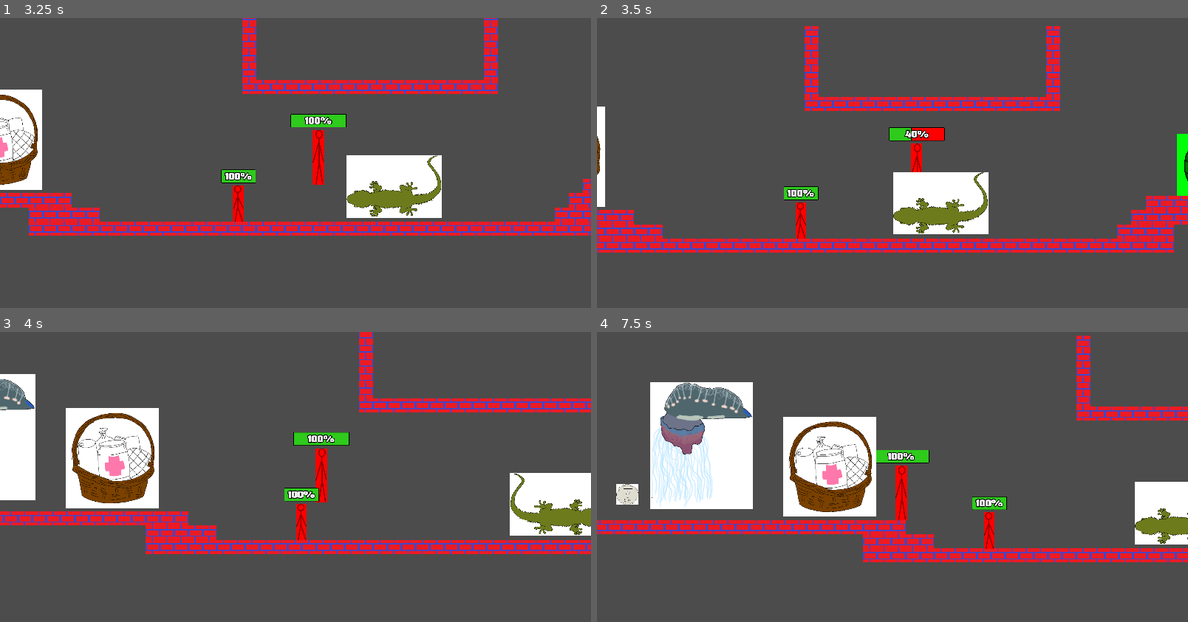
Above: before the commit, frames 1-4 (two rows, left to right).
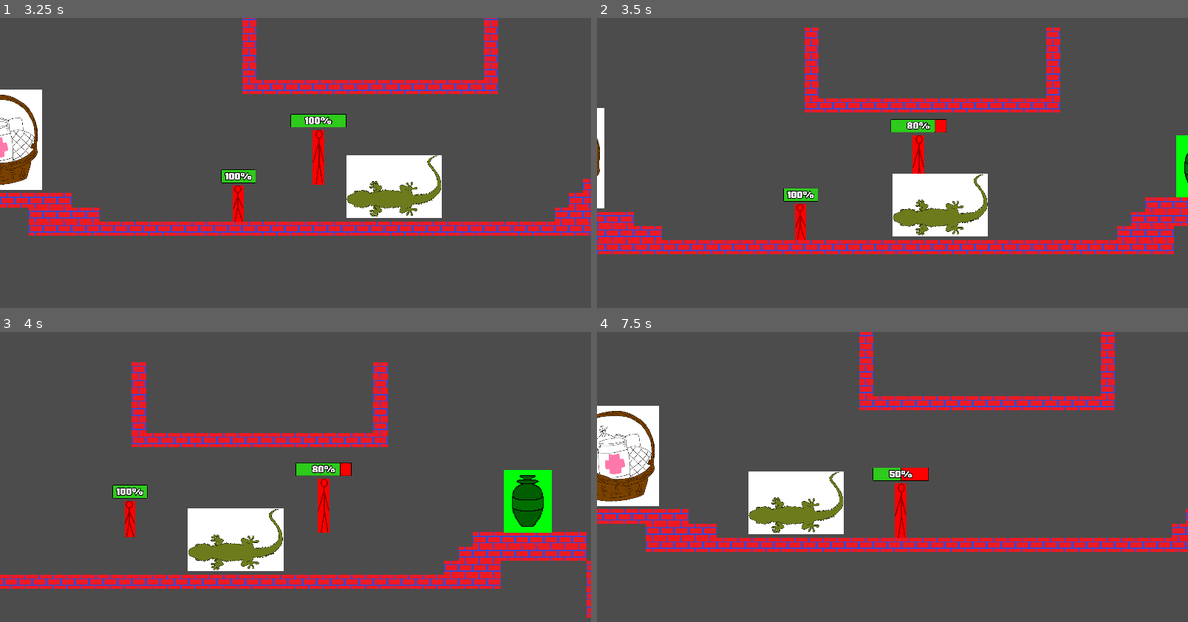
Above: after the commit, the same moments.

Repository: EyeBallTank/PROJECT-NORTUBEL-main-ish
Game: Godot game, scene res://src/levels/LevelTemplate3.tscn
Same seed, same stepped clock (60 frames per second), same inputs: the game is played once before the commit and once after it. This scene is started directly instead of the project's main scene.
Inputs:
- Up to frame 1 (3.25 s): hold F (followme) 0.53-1.28 s; hold Right (right) 0.53-2.03 s; tap Up (jumpup) at 0.77, 1.52, 3.02 s; tap S (standstill) at 1.35, 2.85 s; hold Left (left) 2.03-2.78 s; hold F (followme) 2.03-2.78 s; hold Right (right) from 2.78 s (still down)
- Up to frame 2 (3.5 s): keep holding Right (right)
- Up to frame 3 (4 s): keep holding Right (right); hold F (followme) from 3.53 s (still down); tap Up (jumpup) at 3.77 s
- Up to frame 4 (7.5 s): release Right (right) at 4.28 s; release F (followme) at 4.28 s; hold Left (left) 4.28-5.03 s; tap S (standstill) at 4.35, 5.85, 7.35 s; tap Up (jumpup) at 4.52, 6.02, 6.77 s; hold Right (right) 5.03-5.78 s; hold F (followme) 5.03-5.78 s; hold Left (left) 5.78-7.28 s; hold F (followme) 6.53-7.28 s; hold Right (right) from 7.28 s (still down)

Frame 1 is identical in both runs. In frame 2, 7.2% of the frame differs, in the area x 0-100%, y 2-82%; in frame 3, 31%; in frame 4, 32%, in the area x 0-100%, y 0-80%.

Commit message:
trying a bit of a knockback system

Diff:
--- a/src/level_items/Health Pickup.gd
+++ b/src/level_items/Health Pickup.gd
@@ -1,11 +1,7 @@
 extends Area2D
-
 
 func _ready():
 	pass
-
-
-
 
 func _on_Health_Pickup_body_entered(body):
 	if body.name == "Player":
@@ -23,4 +19,3 @@
 			pass
 
 #Wanted to make sure one character touching the Health Pickup heals BOTH
-#But it seems the Companion cannot obtain the Health Pickup to heal
--- a/src/play_actors/PlayerCopy.gd
+++ b/src/play_actors/PlayerCopy.gd
@@ -42,6 +42,12 @@
 	healthBar.value = health
 	if health <= 0:
 		die()
+	for index in get_slide_count():
+		var collision = get_slide_collision(index)
+		if collision.collider.is_in_group("enemies"):
+			health -= 10
+			velocity.y -= 500
+
 	# Still using frankensteined code to do this
 	match state:
 		PUSH:
@@ -123,10 +129,7 @@
 				velocity.y = -JUMP_SPEED
 				jump_buffer_counter = 0
 
-	for index in get_slide_count():
-		var collision = get_slide_collision(index)
-		if collision.collider.is_in_group("enemies"):
-			health -= 10
+
 
 #	for index in get_slide_count():
 #		var collision = get_slide_collision(index)
